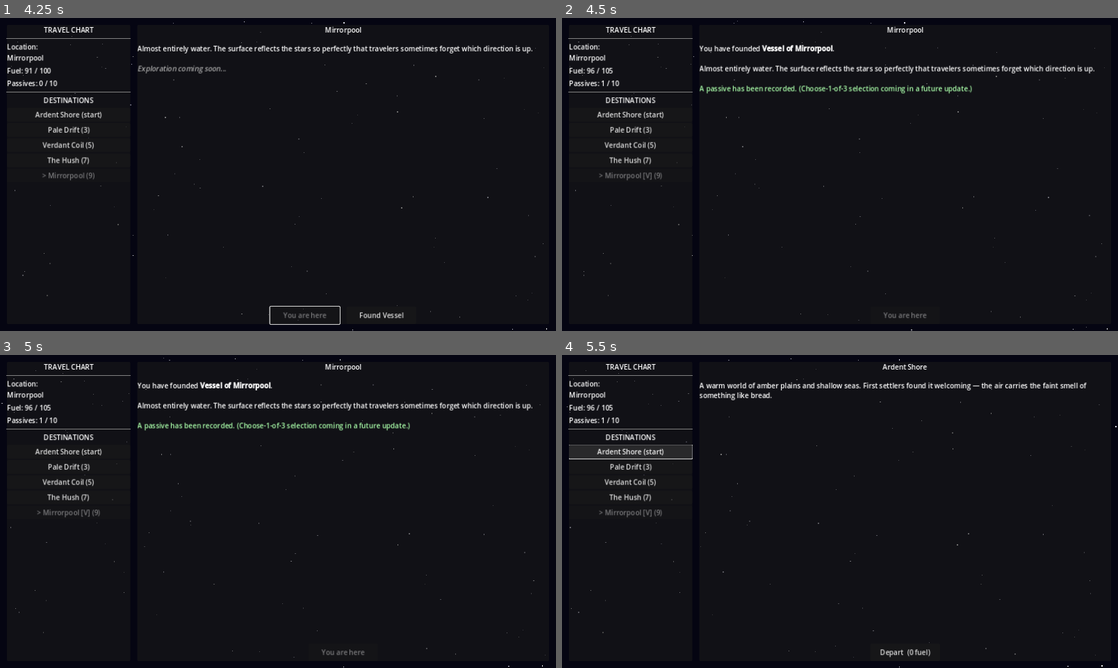
Above: before the commit, frames 1-4 (two rows, left to right).
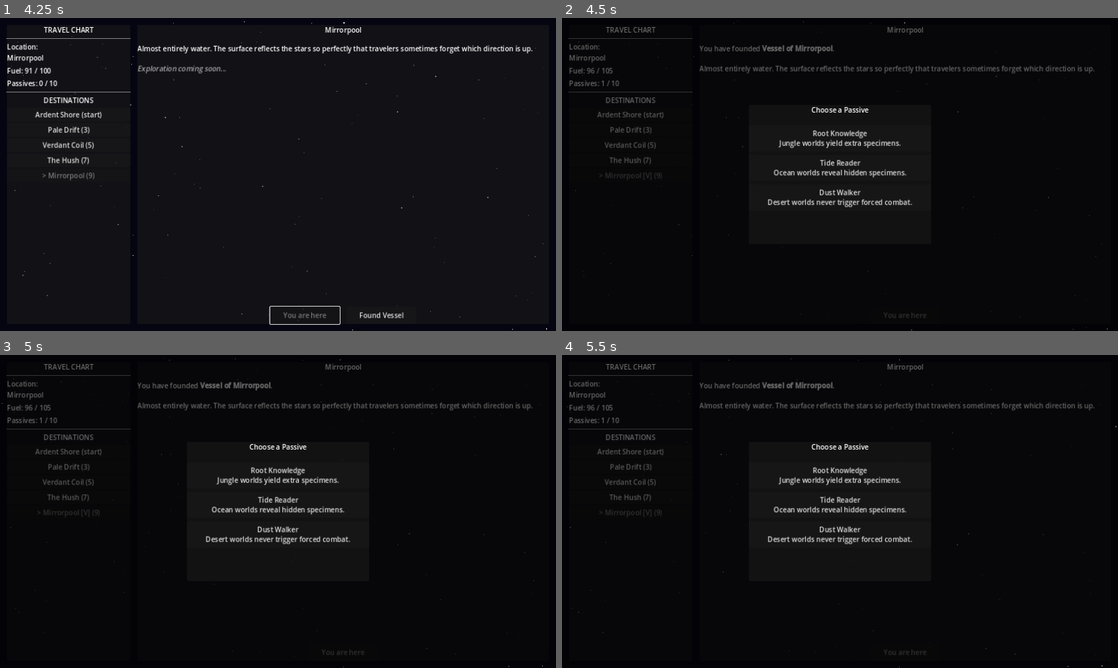
Above: after the commit, the same moments.

Repository: ColdTie/Metanoia-Vessel-2D
Game: Godot game, scene res://scenes/travel/travel_screen.tscn
Same seed, same stepped clock (60 frames per second), same inputs: the game is played once before the commit and once after it.
Inputs:
- Up to frame 1 (4.25 s): click "Pale Drift (3)" at 0.5 s; click "Verdant Coil (5)" at 1.25 s; click "The Hush (7)" at 2 s; click "Mirrorpool (9)" at 2.75 s; click "Depart (9 fuel)" at 3.5 s
- Up to frame 2 (4.5 s): click "Found Vessel" at 4.25 s
- Up to frame 3 (5 s): no input
- Up to frame 4 (5.5 s): click "Ardent Shore (start)" at 5 s

Frame 1 is identical in both runs. In frame 2, 4.7% of the frame differs, in the area x 1-99%, y 0-100%; in frame 3, 4.7%; in frame 4, 5.4%, in the area x 0-100%, y 1-100%.

Commit message:
feat: choose-1-of-3 passive select on settling
Founding a Vessel now offers a Passive Select overlay drawing 3 random
unowned passives from GameState.PASSIVE_DEFINITIONS; founding_bonus
stays automatic for the act of founding itself. Falls back gracefully
if the pool is exhausted.

Docs: systems.md updated (reward flow, passive roster note, scene map),
content-log.md appended.

Diff:
--- /dev/null
+++ b/scenes/ui/passive_select.tscn
@@ -0,0 +1,6 @@
+[gd_scene load_steps=2 format=3 uid="uid://cpassiveselect01"]
+
+[ext_resource type="Script" path="res://scripts/ui/passive_select.gd" id="1_passive"]
+
+[node name="PassiveSelect" type="Control"]
+script = ExtResource("1_passive")
--- a/scripts/autoloads/game_state.gd
+++ b/scripts/autoloads/game_state.gd
@@ -3,6 +3,16 @@
 # Singleton: all mutable game state. Access via GameState.x anywhere.
 
 const MAX_PASSIVES := 10  # Reaching this triggers void unlock check
+
+# Pool for the choose-1-of-3 settling reward. founding_bonus is granted
+# automatically for the act of founding and is not part of this pool.
+const PASSIVE_DEFINITIONS: Array = [
+	{"id": "root_knowledge", "name": "Root Knowledge", "desc": "Jungle worlds yield extra specimens."},
+	{"id": "echo_listener", "name": "Echo Listener", "desc": "Unlocks extra creature dialogue options."},
+	{"id": "frost_hardened", "name": "Frost Hardened", "desc": "Ice-world travel costs 1 less fuel."},
+	{"id": "tide_reader", "name": "Tide Reader", "desc": "Ocean worlds reveal hidden specimens."},
+	{"id": "dust_walker", "name": "Dust Walker", "desc": "Desert worlds never trigger forced combat."},
+]
 
 var current_world: String = "Ardent Shore"
 var passives: Array = []          # Array of {id, name, desc, source}
@@ -143,3 +153,15 @@
 
 func refuel(amount: int) -> void:
 	fuel = min(fuel + amount, max_fuel)
+
+
+func get_passive_choices(count: int = 3) -> Array:
+	var owned_ids: Array = []
+	for p in passives:
+		owned_ids.append(p.get("id", ""))
+	var pool: Array = []
+	for def in PASSIVE_DEFINITIONS:
+		if not owned_ids.has(def["id"]):
+			pool.append(def)
+	pool.shuffle()
+	return pool.slice(0, min(count, pool.size()))
--- a/scripts/travel/travel_screen.gd
+++ b/scripts/travel/travel_screen.gd
@@ -7,6 +7,7 @@
 const STAR_SPEEDS: Array = [12.0, 28.0, 55.0]
 const STAR_COUNTS: Array = [120, 70, 35]
 const STAR_SPAN_W: float = 2560.0   # double viewport width for seamless wrap
+const PASSIVE_SELECT_SCENE := preload("res://scenes/ui/passive_select.tscn")
 
 var _star_layers: Array = []
 var _star_root: Node2D
@@ -20,6 +21,7 @@
 var _world_desc_label: RichTextLabel
 var _depart_button: Button
 var _settle_button: Button
+var _ui_root: Control
 
 var _selected_world_id: String = ""
 
@@ -99,6 +101,7 @@
 
 	_build_left_panel(root)
 	_build_right_panel(root)
+	_ui_root = root
 
 
 func _build_left_panel(parent: Control) -> void:
@@ -290,7 +293,7 @@
 	world["settled"] = true
 	world["vessel_name"] = "Vessel of " + world["name"]
 
-	# Grant the founding passive (choose-1-of-3 UI is TODO)
+	# Grant the founding passive for the act of founding itself.
 	GameState.add_passive({
 		"id": "founding_bonus",
 		"name": "Founding Bonus",
@@ -306,10 +309,31 @@
 
 	_world_desc_label.text = \
 		"You have founded [b]" + world["vessel_name"] + "[/b].\n\n" \
-		+ world.get("description", "") \
-		+ "\n\n[color=#aaffaa]A passive has been recorded. " \
-		+ "(Choose-1-of-3 selection coming in a future update.)[/color]"
-
+		+ world.get("description", "")
+
+	var choices: Array = GameState.get_passive_choices(3)
+	if choices.is_empty():
+		_world_desc_label.text += \
+			"\n\n[color=#aaffaa]The founding passive has been recorded.[/color]"
+		SaveLoad.save_game()
+	else:
+		var picker: Control = PASSIVE_SELECT_SCENE.instantiate()
+		_ui_root.add_child(picker)
+		var source_name: String = world["name"]
+		picker.passive_selected.connect(func(choice): _on_passive_chosen(choice, source_name))
+		picker.open(choices)
+
+
+func _on_passive_chosen(choice: Dictionary, source_world: String) -> void:
+	GameState.add_passive({
+		"id": choice.get("id", ""),
+		"name": choice.get("name", ""),
+		"desc": choice.get("desc", ""),
+		"source": source_world,
+	})
+	_refresh_status()
+	_world_desc_label.text += \
+		"\n\n[color=#aaffaa]New passive recorded: " + choice.get("name", "") + "[/color]"
 	SaveLoad.save_game()
 
 
--- /dev/null
+++ b/scripts/ui/passive_select.gd
@@ -0,0 +1,70 @@
+extends Control
+
+# Choose-1-of-3 passive reward overlay.
+# Instantiate, connect `passive_selected`, then call `open(choices)`.
+
+signal passive_selected(passive: Dictionary)
+
+var _choices: Array = []
+var _options_box: VBoxContainer
+
+
+func _ready() -> void:
+	set_anchors_and_offsets_preset(Control.PRESET_FULL_RECT)
+	_build_ui()
+
+
+func open(choices: Array) -> void:
+	_choices = choices
+	_populate_options()
+	visible = true
+
+
+func _build_ui() -> void:
+	var dim := ColorRect.new()
+	dim.name = "Dim"
+	dim.color = Color(0.0, 0.0, 0.0, 0.6)
+	dim.set_anchors_and_offsets_preset(Control.PRESET_FULL_RECT)
+	dim.mouse_filter = Control.MOUSE_FILTER_STOP
+	add_child(dim)
+
+	var center := CenterContainer.new()
+	center.set_anchors_and_offsets_preset(Control.PRESET_FULL_RECT)
+	add_child(center)
+
+	var panel := PanelContainer.new()
+	panel.custom_minimum_size = Vector2(420.0, 320.0)
+	center.add_child(panel)
+
+	var vbox := VBoxContainer.new()
+	vbox.add_theme_constant_override("separation", 10)
+	panel.add_child(vbox)
+
+	var title := Label.new()
+	title.text = "Choose a Passive"
+	title.horizontal_alignment = HORIZONTAL_ALIGNMENT_CENTER
+	vbox.add_child(title)
+	vbox.add_child(HSeparator.new())
+
+	_options_box = VBoxContainer.new()
+	_options_box.add_theme_constant_override("separation", 8)
+	vbox.add_child(_options_box)
+
+
+func _populate_options() -> void:
+	for child in _options_box.get_children():
+		child.queue_free()
+
+	for choice in _choices:
+		var btn := Button.new()
+		btn.text = "%s\n%s" % [choice.get("name", ""), choice.get("desc", "")]
+		btn.autowrap_mode = TextServer.AUTOWRAP_WORD_SMART
+		btn.custom_minimum_size = Vector2(0.0, 60.0)
+		btn.pressed.connect(func(): _on_choice_pressed(choice))
+		_options_box.add_child(btn)
+
+
+func _on_choice_pressed(choice: Dictionary) -> void:
+	visible = false
+	passive_selected.emit(choice)
+	queue_free()
Not shown, changed: design/content-log.md
Not shown, changed: design/systems.md
